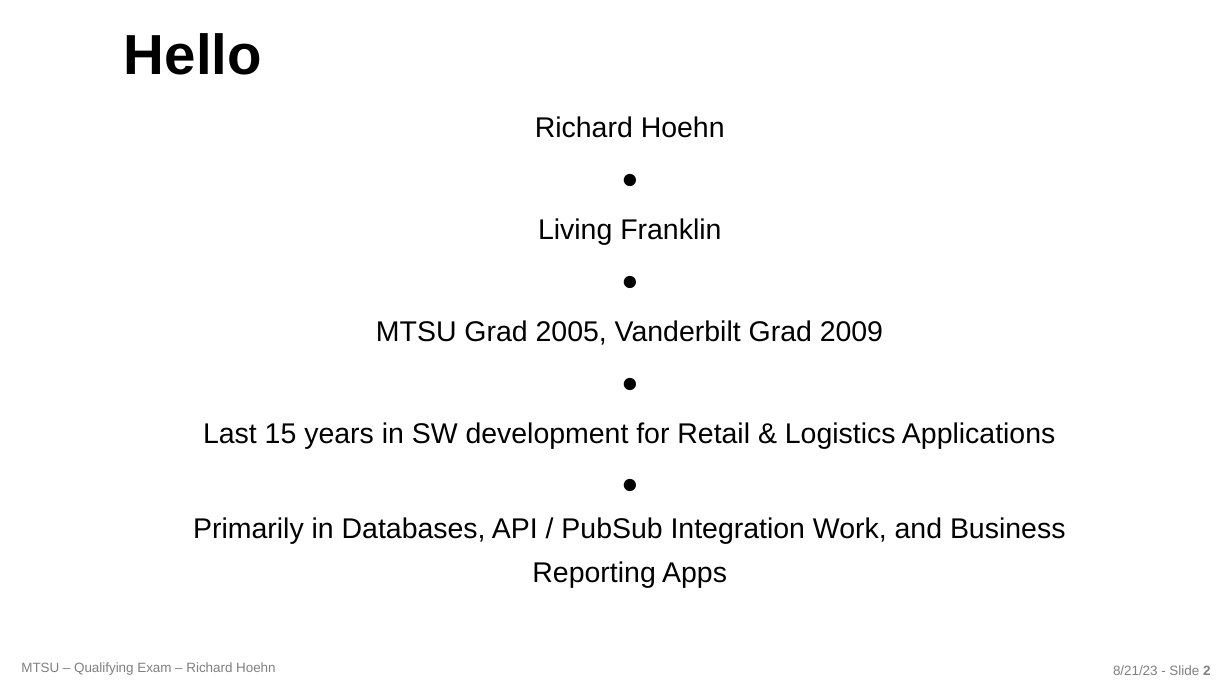
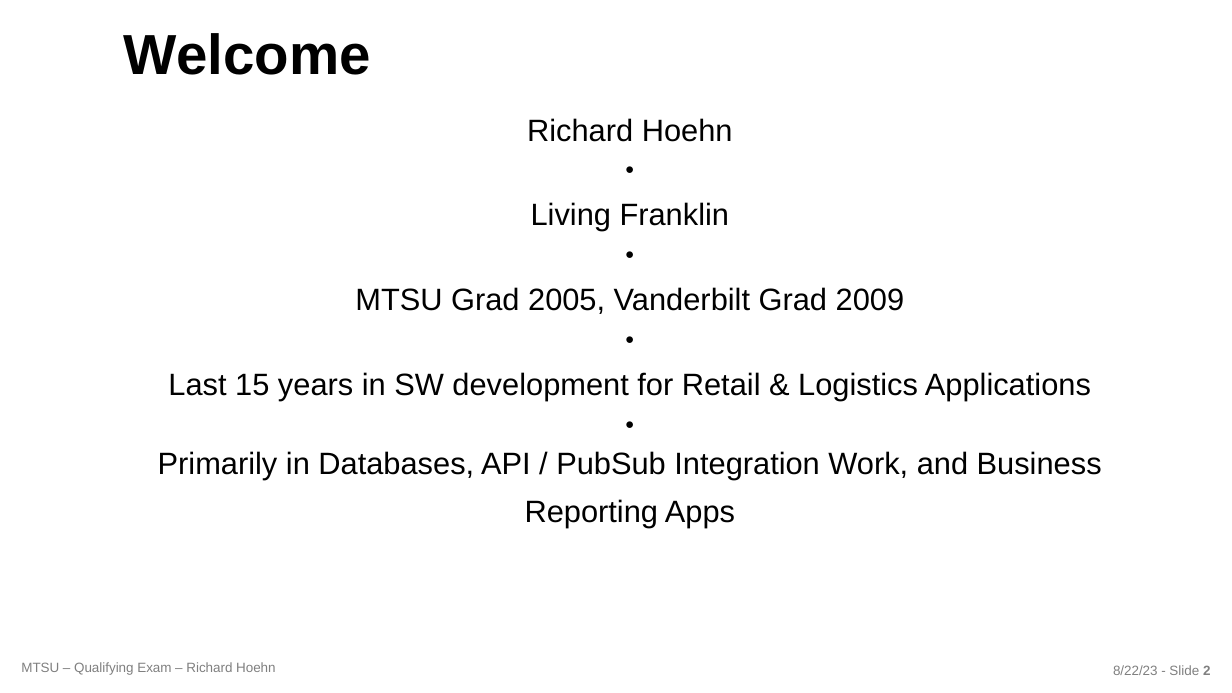
Before and after one commit to richardhoehn/mtsu.coms.qualifying-exam, a slide deck: slide 2 of presentation/COMS_Qualifying_Exam-2023-08-21.pptx. Drawn at 1232x693 pixels with LibreOffice and Linux fonts; fonts in the diff are those of the drawing; background and template pictures are left out. Boxes give left, top, right and bottom in pixels: in the first picture for what was removed or moved away, otherwise in the second. Text is boxed around its words. In the diff, an @@ line names an element or a change of style, - is before the commit and + after.

```diff
--- a/presentation/COMS_Qualifying_Exam-2023-08-21.pptx
+++ b/presentation/COMS_Qualifying_Exam-2023-08-21.pptx
@@ title at bbox=[124, 33, 371, 75]: text changed @@
-Hello
+Welcome
@@ text "Richard Hoehn" at bbox=[158, 118, 1102, 527]: size 22.2 to 24 pt; size 22.2 to 12 pt in "●", "●", "●", "●" @@
@@ text at bbox=[1113, 665, 1210, 675]: text changed @@
-8/21/23 - Slide 2
+8/22/23 - Slide 2
```
Also in this commit, not shown: 16 other slides changed, 1 slide added, 5 other files.
